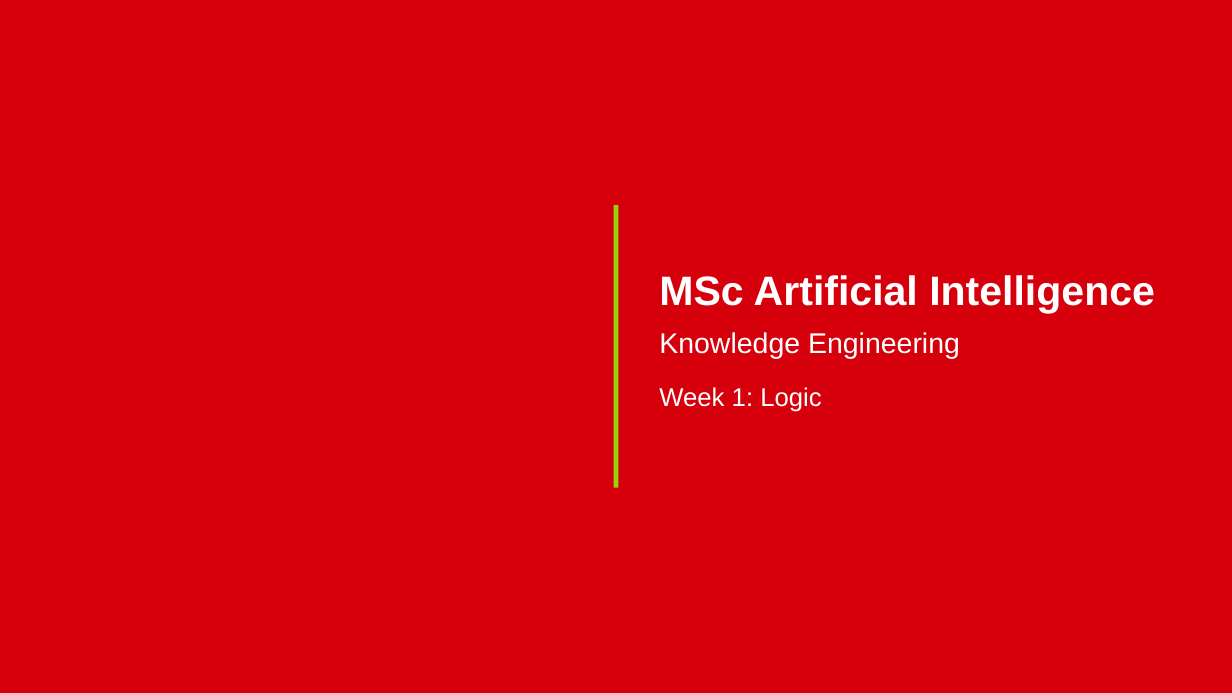
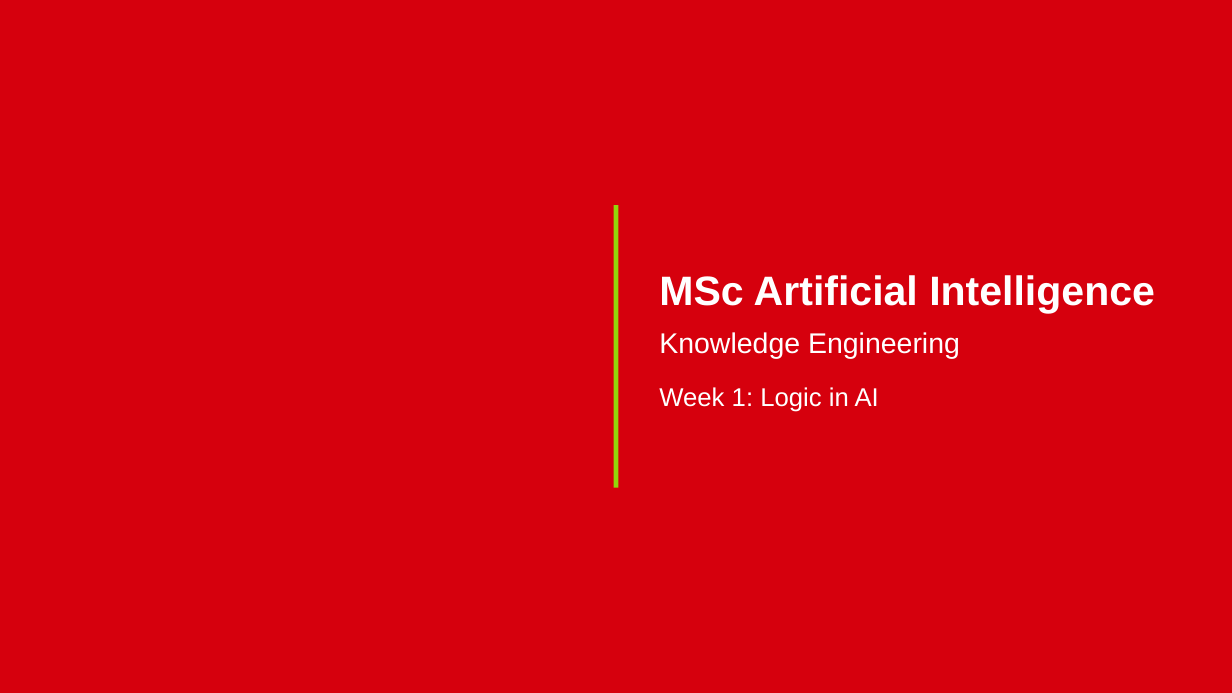
Before and after one commit to IainStyles/Knowledge-Engineering-2025, a slide deck: slide 1 of slides/ECS8052 Week 1.pptx (slide 2 before the commit). Drawn at 1232x693 pixels with LibreOffice and Linux fonts; fonts in the diff are those of the drawing; background and template pictures are left out. Boxes give left, top, right and bottom in pixels: in the first picture for what was removed or moved away, otherwise in the second. Text is boxed around its words. In the diff, an @@ line names an element or a change of style, - is before the commit and + after.

Commit message:
Week 1 slides finalised

```diff
--- a/slides/ECS8052 Week 1.pptx
+++ b/slides/ECS8052 Week 1.pptx
@@ text at box(659, 387, 879, 412): text changed @@
-Week 1: Logic
+Week 1: Logic in AI
```
Also in this commit, not shown: 5 other slides changed, 1 slide removed.
